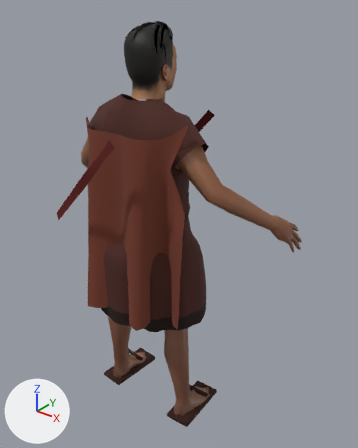
The glTF model campaigns/01_pachacutec/assets/models/pch_npc_commoner.glb: old version first, new version second.
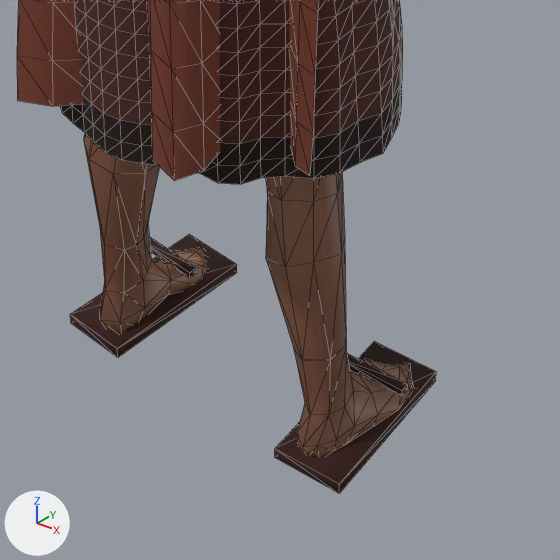
Each version appears first whole from a camera (50 mm lens) standing at (1.126, -1.204, 1.622) and looking at (0.064, 0.123, 0.8), and next in a close-up on the part from 23% to 71% of the width and 61% to 100% of the height. The lights are fixed; the arrows at lower left show +X, +Y and +Z. The last two pictures show the newer version. The close-ups show mesh edges as thin lines. Where no turn or scale is listed for an object, it has been applied to the vertices. Vertices at exactly the same position are counted once.

In view in the first close-up: 'body', 'clothes'.
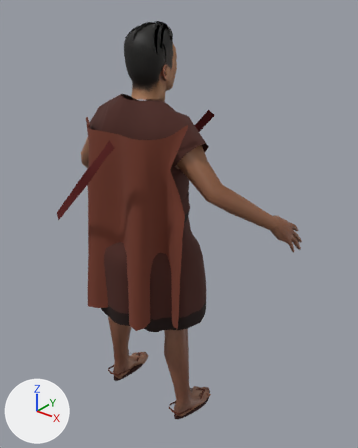
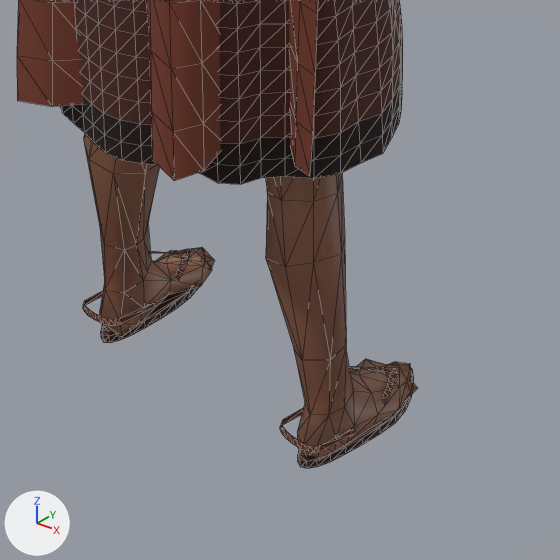
What differs and where, as boxes [x1, y1, x2, y2] in the close-ups (560 x 560 px):
'clothes', reshaped
    before: [17, 0, 436, 494]
    after: [17, 0, 414, 468]
part 1 of me_clothes, rebuilt (28% narrower, 34% shorter)
    before: [275, 341, 436, 494]
    after: [298, 368, 414, 468]
part 2 of me_clothes, rebuilt (41% narrower, 23% shorter)
    before: [70, 234, 237, 357]
    after: [101, 248, 199, 343]
part 3 of me_clothes, added (brown)
    after: [83, 291, 155, 326]
part 4 of me_clothes, added (brown)
    after: [280, 408, 358, 453]
part 5 of me_clothes, cut back
    before: [149, 237, 197, 278]
    after: [150, 251, 190, 280]
part 6 of me_clothes, cut back
    before: [347, 354, 408, 396]
    after: [349, 367, 400, 404]

The change, as a list of edits to the scene's bpy script:
```text
Change me_clothes:
    used by ob_clothes; location = (0.0, 0.0, 0.0)
    remove me_clothes.from_pydata(...)  # 1327 vertices, 2380 faces; spans x -0.248..0.245, y -0.237..0.323, z 0.0..1.29
    add me_clothes.from_pydata(...)  # 1483 vertices, 2596 faces; spans x -0.248..0.245, y -0.237..0.323, z 0.001..1.29
    me_clothes part 1: the loose piece of 8 vertices spanning x 0.126..0.241, y -0.053..0.185, z 0.0..0.016 is rebuilt with 48 vertices and now spans x 0.143..0.228, y -0.045..0.174, z 0.001..0.014
    me_clothes part 2: the loose piece of 8 vertices spanning x -0.241..-0.126, y -0.053..0.185, z 0.0..0.016 is rebuilt with 48 vertices and now spans x -0.228..-0.143, y -0.045..0.174, z 0.001..0.014
    me_clothes part 3: a new loose piece of 22 vertices spanning x -0.216..-0.144, y -0.058..0.029, z 0.03..0.059, in mat_pch_cloth
    me_clothes part 4: a new loose piece of 22 vertices spanning x 0.144..0.216, y -0.058..0.029, z 0.03..0.059, in mat_pch_cloth
    me_clothes part 5
    8 vertices are removed from x -0.234..-0.133, y 0.088..0.108, z 0.048..0.058
    12 faces are deleted
    24 vertices are added at x -0.226..-0.141, y 0.066..0.145, z 0.028..0.058
    20 new faces join them
    me_clothes part 6
    8 vertices are removed from x 0.133..0.234, y 0.088..0.108, z 0.048..0.058
    12 faces are deleted
    24 vertices are added at x 0.141..0.226, y 0.066..0.145, z 0.028..0.058
    20 new faces join them
    other edits to the shape of me_clothes do not show in these pictures
```
